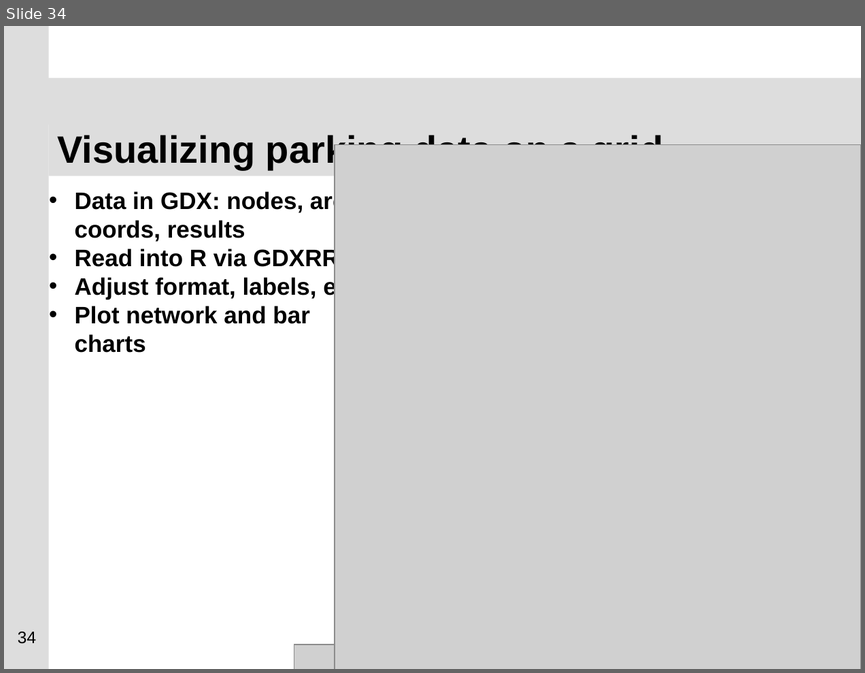
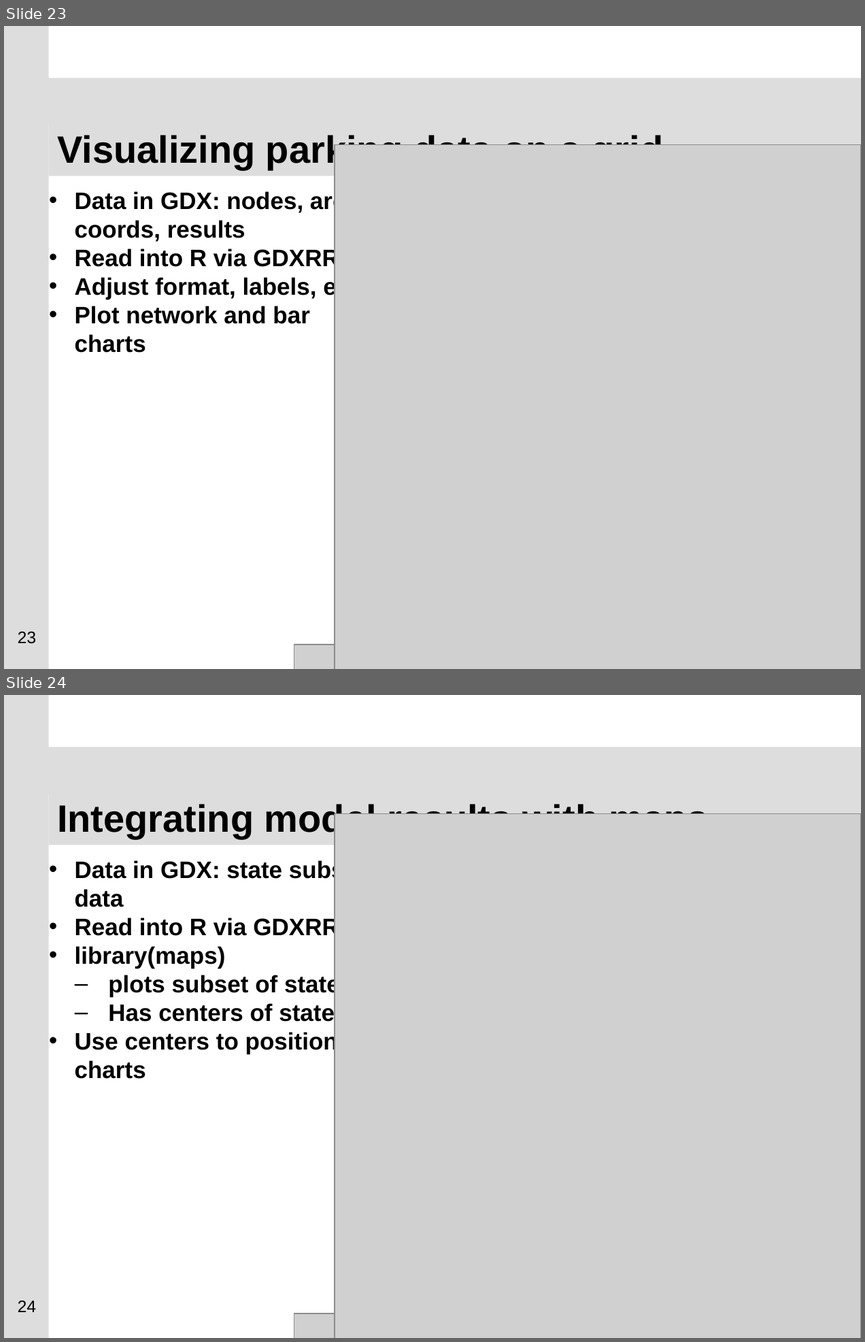
Before and after one commit to GAMS-dev/gdxrrw, a slide deck: sandbox/ISMP_Berlin_2012_GDXRRW.pptx. Shown one above the other, each under a label of ours: slide 34 before the commit, slides 23 and 24 after it. The pictures are 865x673 and 865x1342 pixels, drawn with LibreOffice and Linux fonts; fonts in the diff are those of the drawing; grey boxes stand for pictures; background and template pictures are left out. Boxes give left, top, right and bottom in pixels: in the first picture for what was removed or moved away, otherwise in the second. Text is boxed around its words. In the diff, an @@ line names an element or a change of style, - is before the commit and + after.

```diff
--- a/sandbox/ISMP_Berlin_2012_GDXRRW.pptx
+++ b/sandbox/ISMP_Berlin_2012_GDXRRW.pptx
@@ slide 24 added at (4, 695, 861, 1338), background #FFFFFF; not listed: 2 template elements that a slide beside it also shows @@
@@ title added at (57, 804, 708, 839), 32 pt, text #000000, bold @@
+Integrating model results with maps
@@ picture added at (334, 814, 861, 1338) @@
@@ text added at (75, 859, 366, 1079), 20 pt, text #000000, bold @@
+• Data in GDX: state subset and data
+• Read into R via GDXRRW
+• library(maps)
+  – plots subset of states
+  – Has centers of states
+• Use centers to position pie charts
@@ page number added at (18, 1300, 36, 1312), 14 pt, text #000000 @@
+24
@@ picture added at (294, 1312, 793, 1338) @@
@@ what was slide 34 is now slide 23 @@
@@ page number at (18, 631, 36, 643): text changed @@
-34
+23
```
Also in this commit, not shown: 9 slides changed, 11 slides removed.
